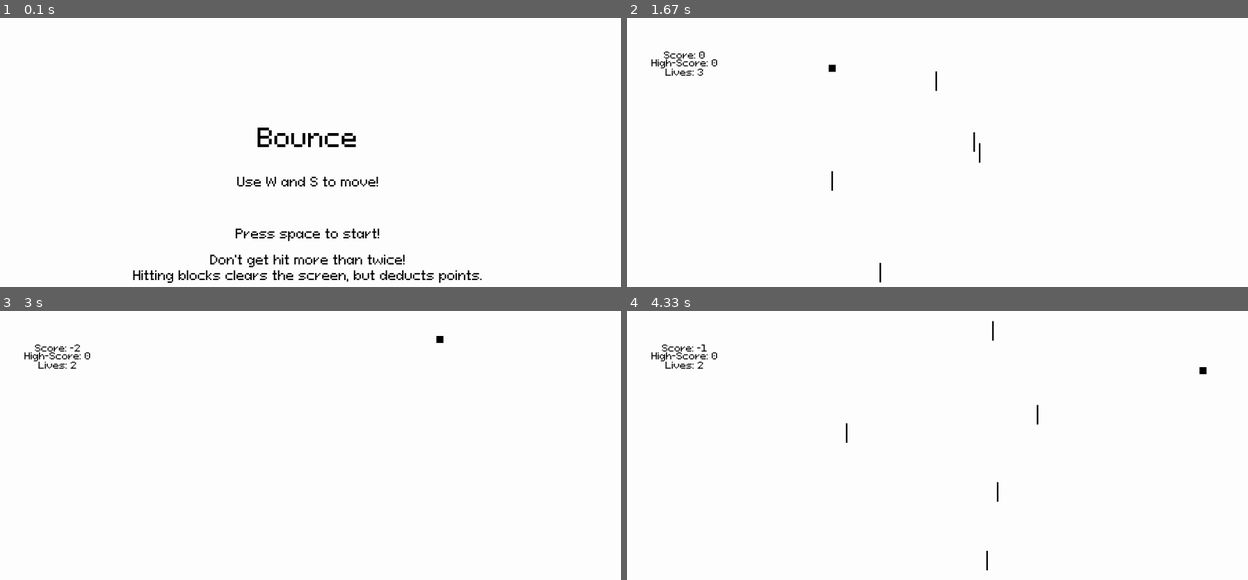
Above: before the commit, frames 1-4 (two rows, left to right).
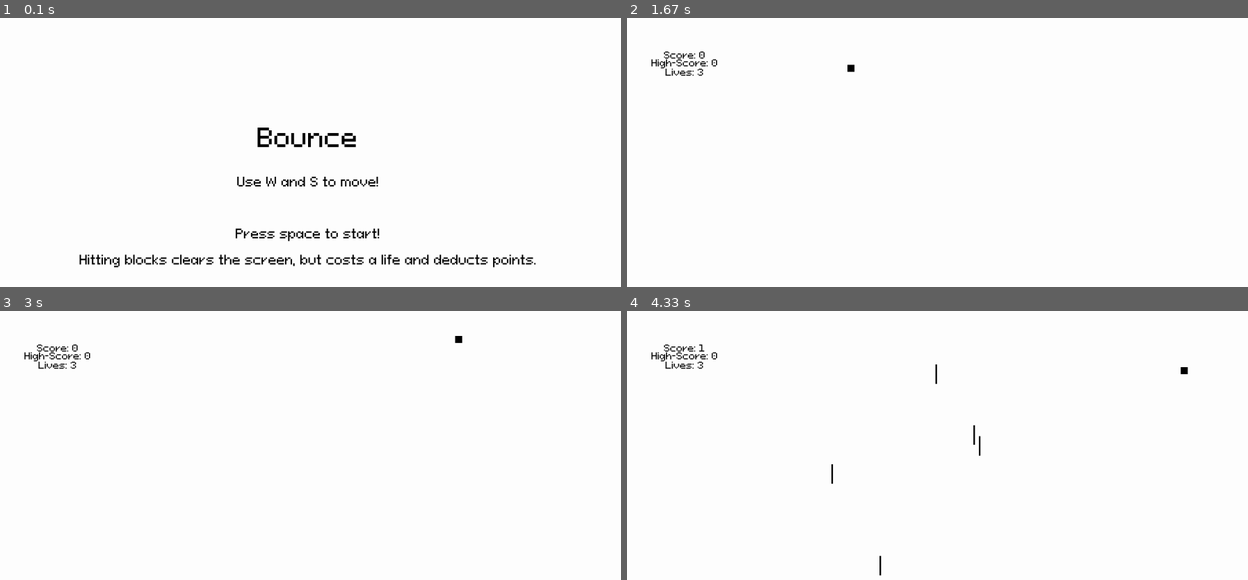
Above: after the commit, the same moments.

Repository: JediTwin/Pygame-Project
Game: pygame game, started from main.py
The game is run twice, just before and just after one commit, with the same random seed, the same clock (stepped at 60 frames per second) and the same inputs.
Inputs:
- Up to frame 1 (0.1 s): no input
- Up to frame 2 (1.67 s): tap Space at 0.33, 0.73, 1.03, 1.23, 1.63 s; hold S 0.67-1.13 s; hold W 1.17-1.53 s; hold S from 1.57 s (still down)
- Up to frame 3 (3 s): release S at 1.93 s; hold W 1.97-2.27 s; tap Space at 2.03, 2.37, 2.7 s; hold S 2.3-2.6 s; hold W from 2.63 s (still down)
- Up to frame 4 (4.33 s): release W at 3 s; hold S 3.03-3.4 s; tap Space at 3.1, 3.5, 3.83, 4.17 s; hold W 3.43-3.73 s; hold S 3.77-4.07 s; hold W from 4.1 s (still down)

The runs differ from the first frame. In frame 1, 2.4% of the frame differs, in the area x 12-87%, y 87-99%; in frame 2, 0.2%; in frame 3, 0.2%; in frame 4, 0.4%.

Commit message:
Milestone - 1.0

Diff:
--- a/main.py
+++ b/main.py
@@ -121,12 +121,11 @@
     # Create some local variables that describe the environment
     done = False
     clock = pygame.time.Clock()
-    score = -1
+    score = 0
     num_obstacles = 5
     game_over = True
-    time_ended = 0.0
-    endgame_wait = 5
     high_score = 0
+    spd_count = 5
 
     def menu_screen():
         screen.fill(WHITE)
@@ -134,9 +133,7 @@
         draw_text(screen, "Bounce", 64, SCREEN_WIDTH / 2, SCREEN_HEIGHT / 3)
         draw_text(screen, "Use W and S to move!", 32, SCREEN_WIDTH / 2, SCREEN_HEIGHT / 2)
         draw_text(screen, "Press space to start!", 32, SCREEN_WIDTH / 2, (SCREEN_HEIGHT - SCREEN_HEIGHT / 3))
-        draw_text(screen, "Don't get hit more than twice!", 32, SCREEN_WIDTH / 2, (SCREEN_HEIGHT - SCREEN_HEIGHT / 4))
-        draw_text(screen, "Hitting blocks clears the screen, but deducts points.", 32, SCREEN_WIDTH / 2,
-                  (SCREEN_HEIGHT - SCREEN_HEIGHT / 5))
+        draw_text(screen, "Hitting blocks clears the screen, but costs a life and deducts points.", 32, SCREEN_WIDTH / 2, (SCREEN_HEIGHT - SCREEN_HEIGHT / 4))
         pygame.display.flip()
         waiting = True
         # Check inputs
@@ -144,11 +141,10 @@
             for event in pygame.event.get():
                 if event.type == pygame.QUIT:
                     pygame.quit()
-                    done = True
                 if event.type == pygame.KEYUP:
                     if event.key == pygame.K_SPACE:
                         waiting = False
-                        bgm.play()
+                        bgm.play(-1)
 
     # Player
     player = Player()
@@ -166,17 +162,16 @@
             # Show menu
             menu_screen()
             # Reset Game
-            score = -1
+            score = 0
             player.hp = 3
             for block in block_sprites:
                 block.kill()
             player.rect.x = 0
             player.rect.y = 0
-            player.x_vel = -6
+            player.x_vel = 6
             time.ended = 0.0
             # Start game
             game_over = False
-
 
         # --------- EVENT LISTENER
         for event in pygame.event.get():
@@ -217,15 +212,26 @@
                     all_sprites.add(block)
                     block_sprites.add(block)
 
+                spd_count -= 1
+
+                if spd_count == 0:
+                    positive = True
+                    if player.x_vel < 0:
+                        positive = False
+                    player.x_vel = abs(player.x_vel) + 2
+                    if not positive:
+                        player.x_vel *= -1
+                    spd_count = 5
+
             all_sprites.update()
 
             # Check collisions
             blocks_hit = pygame.sprite.spritecollide(player, block_sprites, True)
 
             for i in blocks_hit:
-                player.hp -= 1
                 for block in block_sprites:
                     block.kill()
+                player.hp -= 1
                 score -= 2
 
             if player.hp <= 0:
